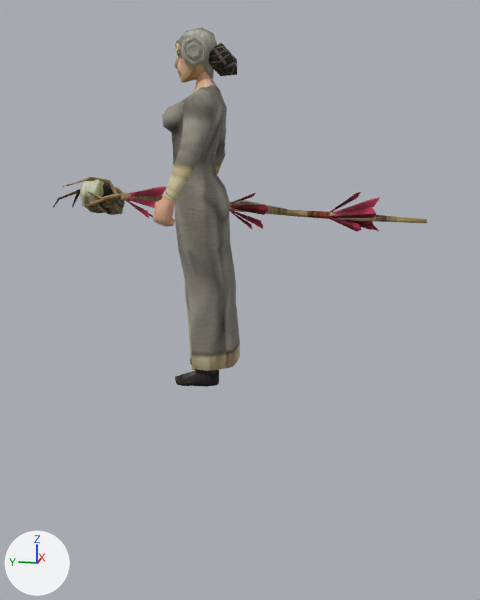
The glTF model assets/models/units/iber_healer.glb as it was, and as the next commit left it.
Rendered twice from a 50 mm camera at (-3.26, -0.75, 1.21) aimed at (0.05, -0.08, 0.38). Every picture has the same lights, and +X, +Y and +Z are marked at lower left. The older version comes first. Where no turn or scale is listed for an object, it has been applied to the vertices. Vertices at exactly the same position are counted once.

Objects in the first picture: 'iber_healer_part0', 'iber_healer_part1', 'iber_healer_part2', 'iber_healer_part3', 'iber_healer_part4'.
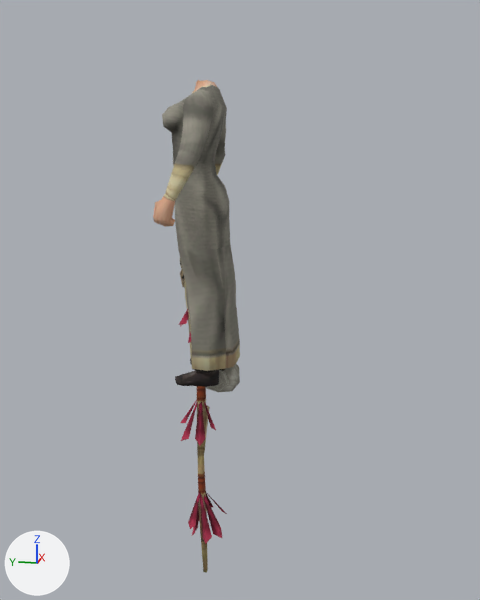
The change in detail:
me_iber_healer_part1 is used by ob_iber_healer_part1; location (-0.052, 0.095, 0.0).
me_iber_healer_part1 had 242 vertices, 394 faces and spanned x -0.101..0.101, y -0.098..0.121, z 1.457..1.7.
me_iber_healer_part1 now has 242 vertices, 394 faces and spans x -0.101..0.101, y -0.197..0.038, z -0.101..0.126.
me_iber_healer_part1 part 1: the whole mesh is turned 98.2 degrees about the x axis through its middle, then moved by (0.0, -0.093, -1.568).
me_iber_healer_part2 is used by ob_iber_healer_part2; location (-0.052, 0.095, 0.0).
me_iber_healer_part2 had 11 vertices, 14 faces and spanned x -0.08..0.076, y -0.187..-0.043, z 1.482..1.631.
me_iber_healer_part2 now has 11 vertices, 14 faces and spans x -0.08..0.076, y -0.164..-0.031, z 0.005..0.157.
me_iber_healer_part2 part 2: the whole mesh is turned 8.2 degrees about the x axis through its middle, then moved by (0.0, 0.013, -1.474).
Mesh me_iber_healer_part4_1 is new.
It has 69 vertices, 134 faces and spans x -0.087..0.071, y -0.086..0.119, z 0.456..0.69.
It uses material mat_mat4 (picture img_tex4).
Mesh me_iber_healer_part3_1 is new.
It has 278 vertices, 284 faces and spans x -0.14..0.11, y -0.12..0.12, z -1.19..0.85.
It uses material mat_mat3 (picture img_tex3).
Object 'iber_healer_part3' (ob_iber_healer_part3) is deleted.
Object 'iber_healer_part4' (ob_iber_healer_part4) is deleted.
Object 'tool_Weapon_2' (ob_tool_weapon_2) is new; it shows me_iber_healer_part4_1.
Its location is (-0.052, 0.095, 0.0).
Object 'tool_Weapon' (ob_tool_weapon) is new; it shows me_iber_healer_part3_1.
Its location is (-0.052, 0.095, 0.0).

Pixel boxes [x1, y1, x2, y2] of what changed, in the pictures (480 x 600 px):
'iber_healer_part3', deleted
    before: [53, 176, 427, 232]
'tool_Weapon', added
    after: [179, 309, 227, 573]
'iber_healer_part1', moved, turned
    before: [174, 27, 217, 83]
    after: [206, 364, 240, 392]
'iber_healer_part4', deleted
    before: [80, 179, 123, 215]
'iber_healer_part2', moved, turned (not visible afterwards)
    before: [209, 43, 237, 76]
'tool_Weapon_2', added (mostly hidden)
    after: [180, 259, 185, 287]
